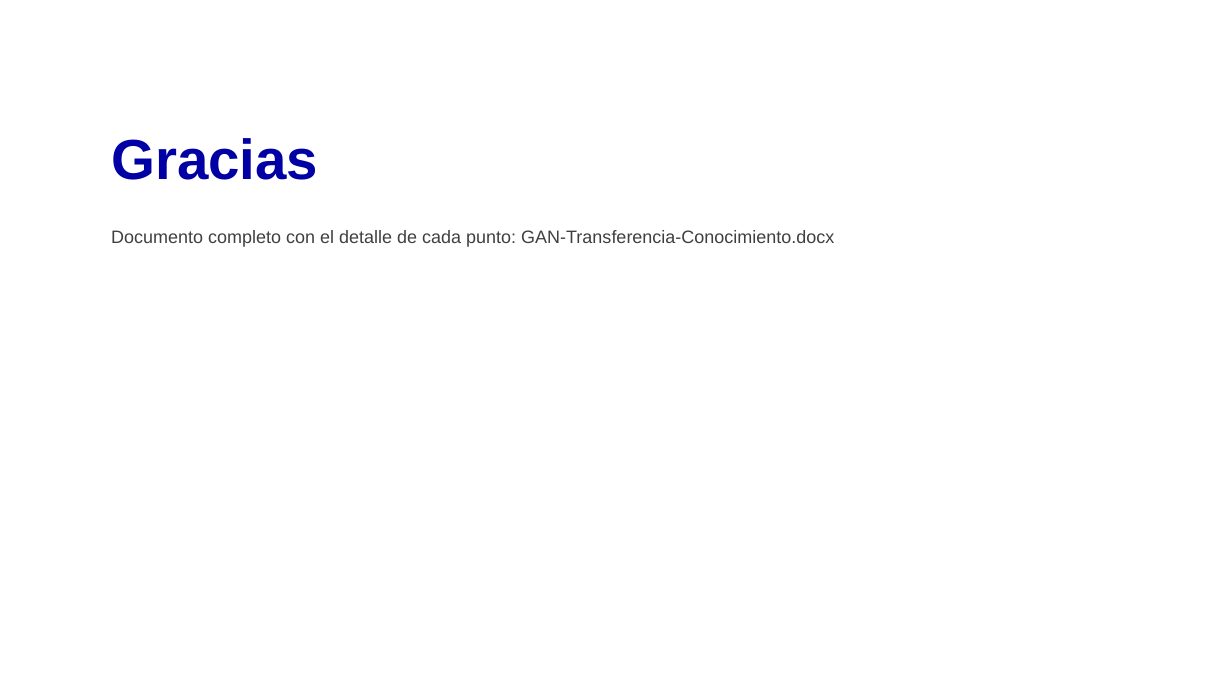
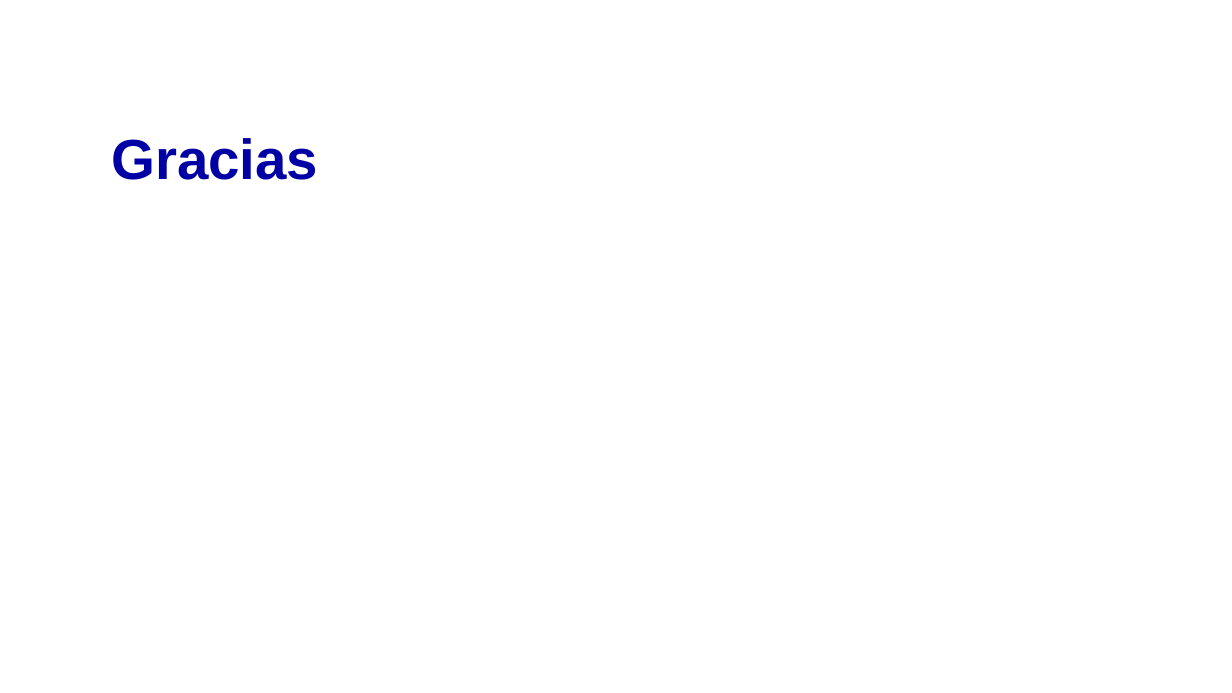
Before and after one commit to ingcharles/documentos-sri, a slide deck: slide 13 of Diseniador/GAN-Transferencia-Conocimiento.pptx. Drawn at 1232x693 pixels with LibreOffice and Linux fonts; fonts in the diff are those of the drawing; background and template pictures are left out. Boxes give left, top, right and bottom in pixels: in the first picture for what was removed or moved away, otherwise in the second. Text is boxed around its words. In the diff, an @@ line names an element or a change of style, - is before the commit and + after.

Commit message:
feat: agregar documentos

```diff
--- a/Diseniador/GAN-Transferencia-Conocimiento.pptx
+++ b/Diseniador/GAN-Transferencia-Conocimiento.pptx
@@ text removed at (x1=111, y1=230, x2=834, y2=247) @@
-Documento completo con el detalle de cada punto: GAN-Transferencia-Conocimiento.docx
```
Also in this commit, not shown: 3 other slides changed, 13 other files.
